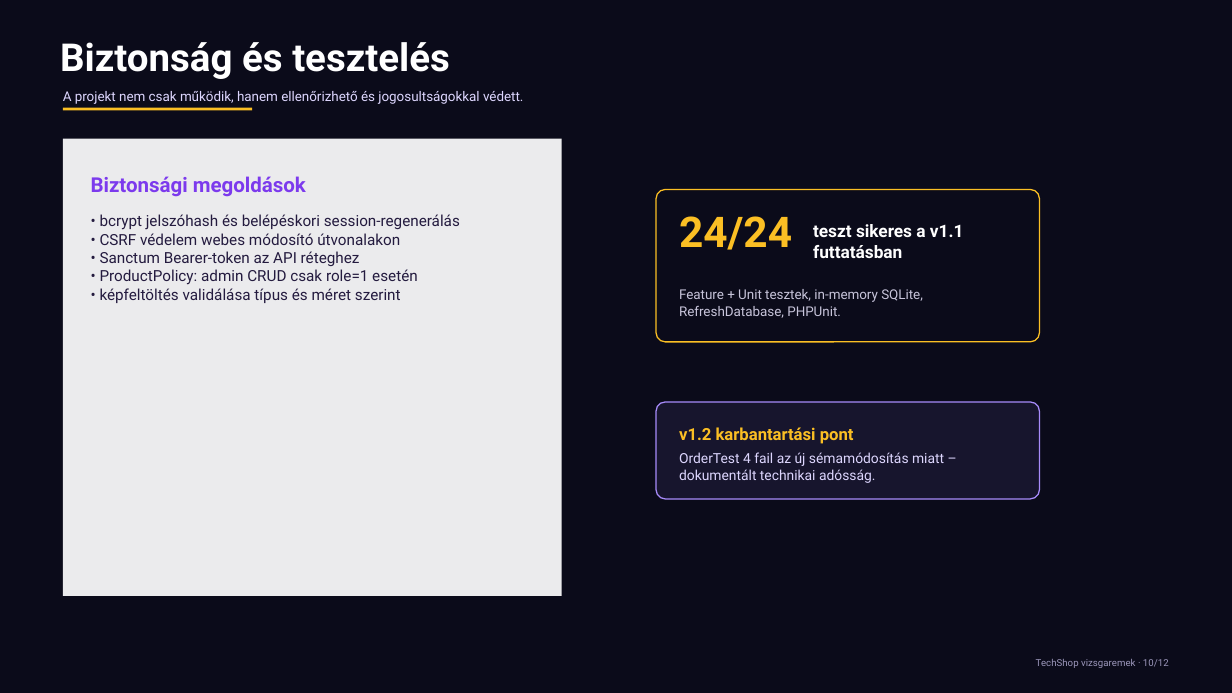
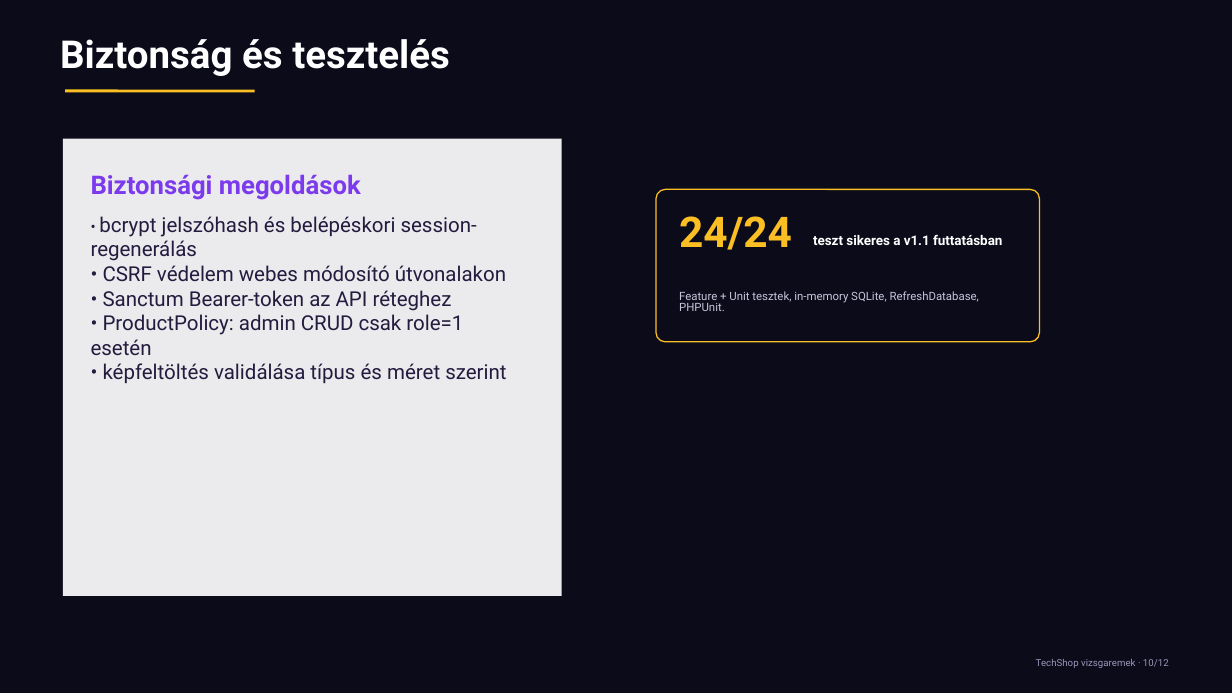
Before and after one commit to Ar3sz20/TechShop, a slide deck: slide 10 of TechShop_prezentacio.pptx. Drawn at 1232x693 pixels with LibreOffice and Linux fonts; fonts in the diff are those of the drawing; background and template pictures are left out. Boxes give left, top, right and bottom in pixels: in the first picture for what was removed or moved away, otherwise in the second. Text is boxed around its words. In the diff, an @@ line names an element or a change of style, - is before the commit and + after.

```diff
--- a/TechShop_prezentacio.pptx
+++ b/TechShop_prezentacio.pptx
@@ text "Biztonság és tesztelés" at (60,39,450,76): line spacing 1 to 0.9 @@
@@ text removed at (63,91,523,104) @@
-A projekt nem csak működik, hanem ellenőrizhető és jogosultságokkal védett.
@@ line moved from (63, 109) - (252, 109) to (66, 91) - (255, 91) @@
@@ text "Biztonsági megoldások" at (91,174,361,200): size 16 to 20 pt @@
@@ text "• bcrypt jelszóhash és belépéskori ..." at (91,216,506,383): size 11.9 to 16 pt @@
@@ text "teszt sikeres a v1.1 futtatásban" at (813,234,1002,245): size 13.5 to 10.5 pt; line spacing 1 to 0.8 @@
@@ text "Feature + Unit tesztek, in-memory ..." at (679,291,979,311): size 10.5 to 8.9 pt; line spacing 1 to 0.8 @@
@@ rounded rectangle removed at (656,402,1040,499) @@
@@ text removed at (679,427,854,444) @@
-v1.2 karbantartási pont
@@ text removed at (679,452,944,483) @@
-OrderTest 4 fail az új sémamódosítás miatt – dokumentált technikai adósság.
```
Also in this commit, not shown: 10 other slides changed.
